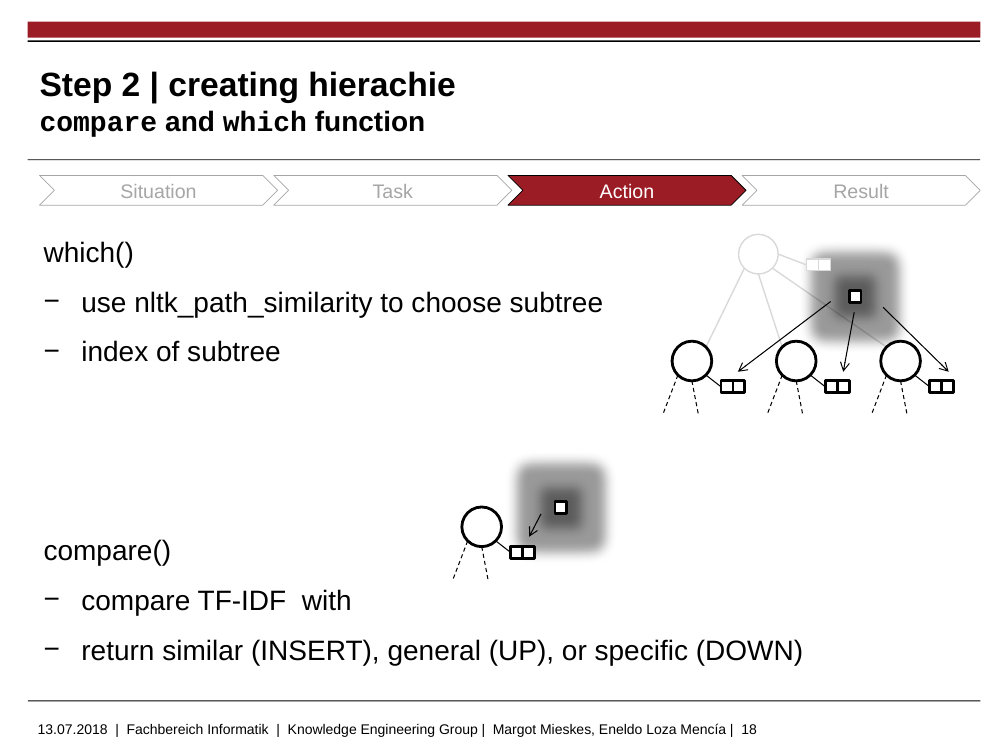
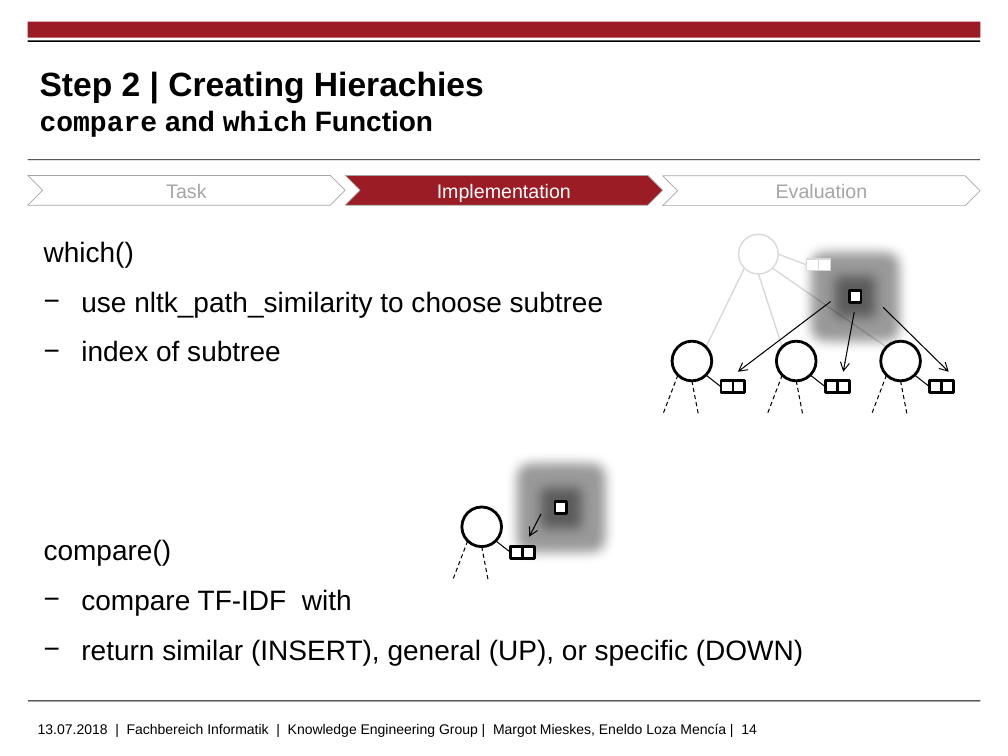
Before and after one commit to markushoehn/Auto_TextSum, a slide deck: slide 14 of presentation/20180713 Gruppe 5 - final.pptx (slide 18 before the commit). Drawn at 1008x756 pixels with LibreOffice and Linux fonts; fonts in the diff are those of the drawing; background and template pictures are left out. Boxes give left, top, right and bottom in pixels: in the first picture for what was removed or moved away, otherwise in the second. Text is boxed around its words. In the diff, an @@ line names an element or a change of style, - is before the commit and + after.

```diff
--- a/presentation/20180713 Gruppe 5 - final.pptx
+++ b/presentation/20180713 Gruppe 5 - final.pptx
@@ title at (40, 71, 484, 137): text changed @@
-Step 2 | creating hierachie
-compare and which function
+Step 2 | Creating Hierachies
+compare and which Function
@@ chevron "Task": place and size @@
-chevron "Task" at (274, 175, 512, 206)
+chevron "Task" at (28, 175, 346, 206)
@@ chevron removed at (39, 175, 277, 206) @@
-Situation
@@ chevron added at (346, 175, 663, 206), fill #9C1C26, outline #A6A6A6 0.5 pt, 14 pt, text #FFFFFF @@
+Implementation
@@ chevron removed at (508, 175, 746, 206) @@
-Action
@@ chevron added at (663, 175, 981, 206), fill #FFFFFF, outline #A6A6A6 0.5 pt, 14 pt, text #A6A6A6 @@
+Evaluation
@@ chevron removed at (742, 175, 980, 206) @@
-Result
@@ text at (38, 723, 757, 737): text changed @@
-13.07.2018 | Fachbereich Informatik | Knowledge Engineering Group | Margot Mieskes, Eneldo Loza Mencía | 18
+13.07.2018 | Fachbereich Informatik | Knowledge Engineering Group | Margot Mieskes, Eneldo Loza Mencía | 14
```
Also in this commit, not shown: 29 other slides changed, 4 slides added, 10 slides removed, 11 other files.
